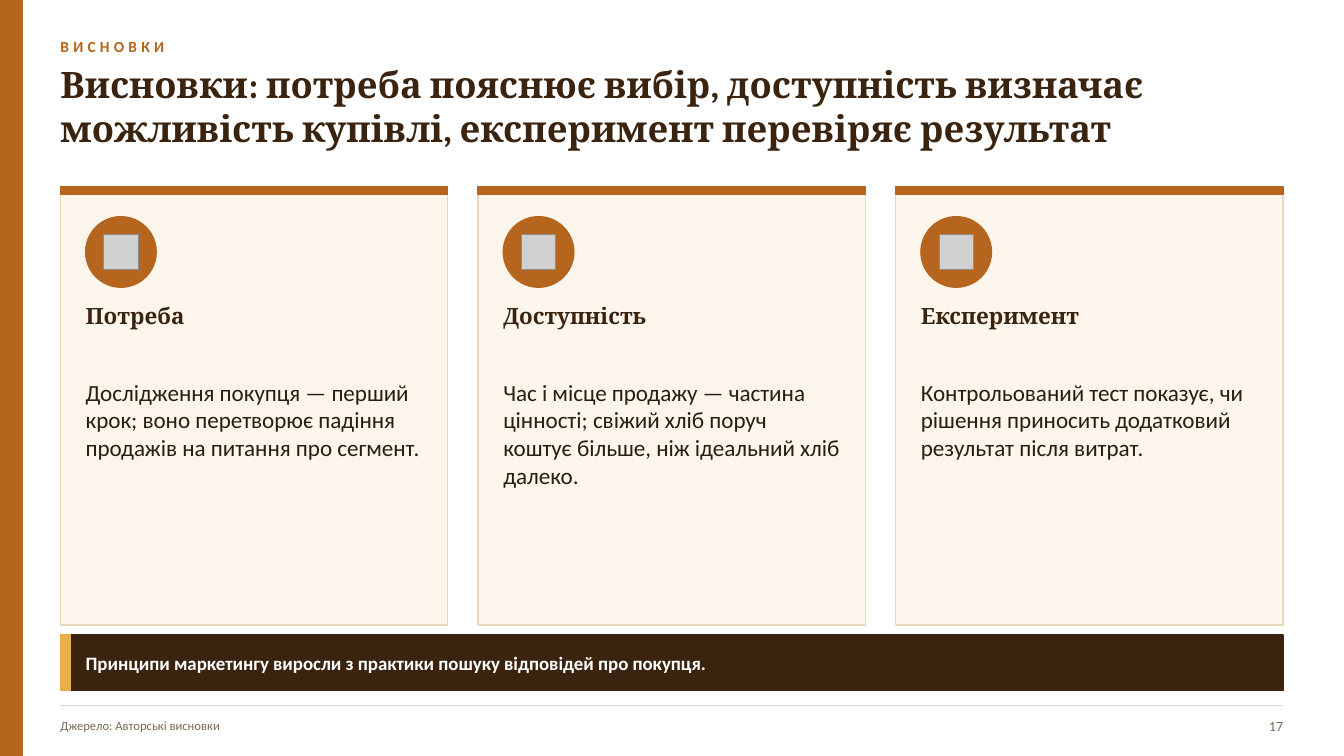
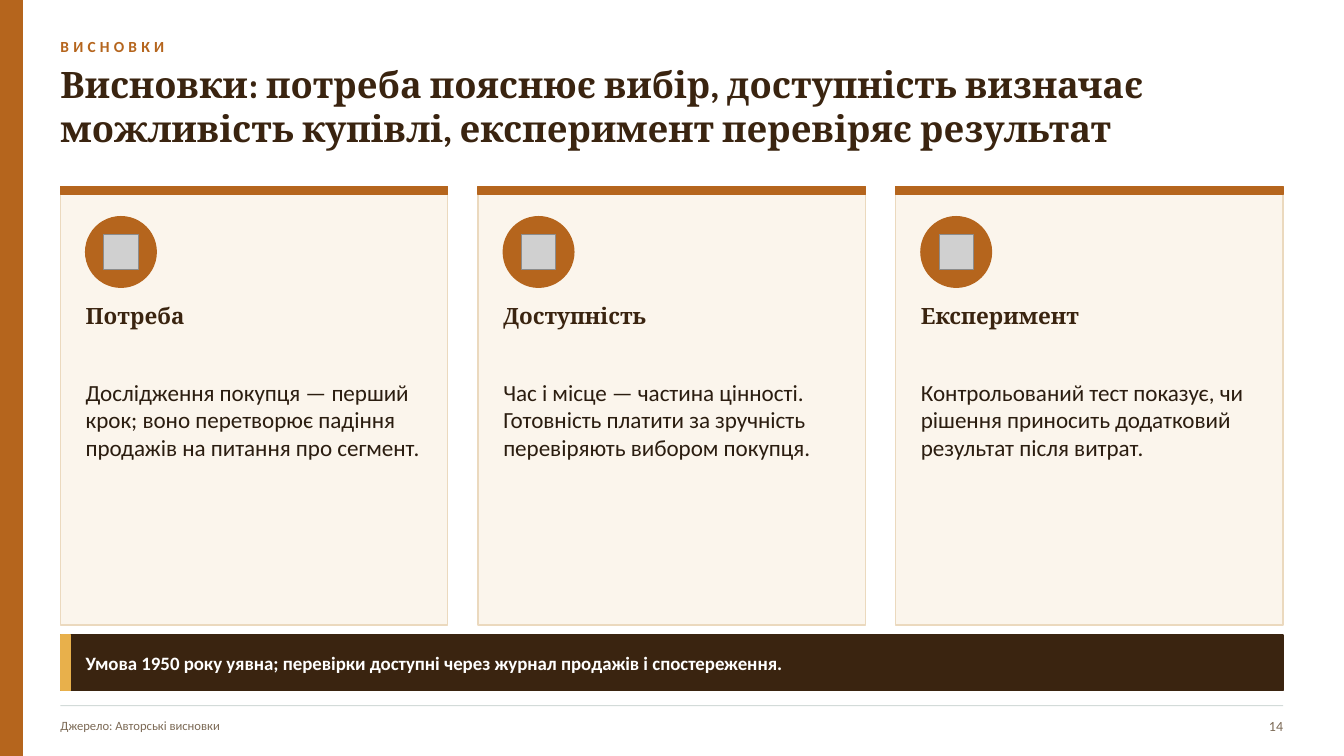
Before and after one commit to Storozh-007/anya-tasks, a slide deck: slide 14 of files/marketing/02_381722_Формування_теорії_маркетингу.pptx (slide 17 before the commit). Drawn at 1344x756 pixels with LibreOffice and Linux fonts; fonts in the diff are those of the drawing; grey boxes stand for pictures. Boxes give left, top, right and bottom in pixels: in the first picture for what was removed or moved away, otherwise in the second. Text is boxed around its words. In the diff, an @@ line names an element or a change of style, - is before the commit and + after.

```diff
--- a/files/marketing/02_381722_Формування_теорії_маркетингу.pptx
+++ b/files/marketing/02_381722_Формування_теорії_маркетингу.pptx
@@ text at [503,385,810,460]: text changed @@
-Час і місце продажу — частина цінності; свіжий хліб поруч коштує більше, ніж ідеальний хліб далеко.
+Час і місце — частина цінності. Готовність платити за зручність перевіряють вибором покупця.
@@ text at [86,656,782,673]: text changed @@
-Принципи маркетингу виросли з практики пошуку відповідей про покупця.
+Умова 1950 року уявна; перевірки доступні через журнал продажів і спостереження.
@@ text at [1269,722,1283,731]: text changed @@
-17
+14
```
Also in this commit, not shown: 14 other slides changed, 4 slides removed, 47 other files.
